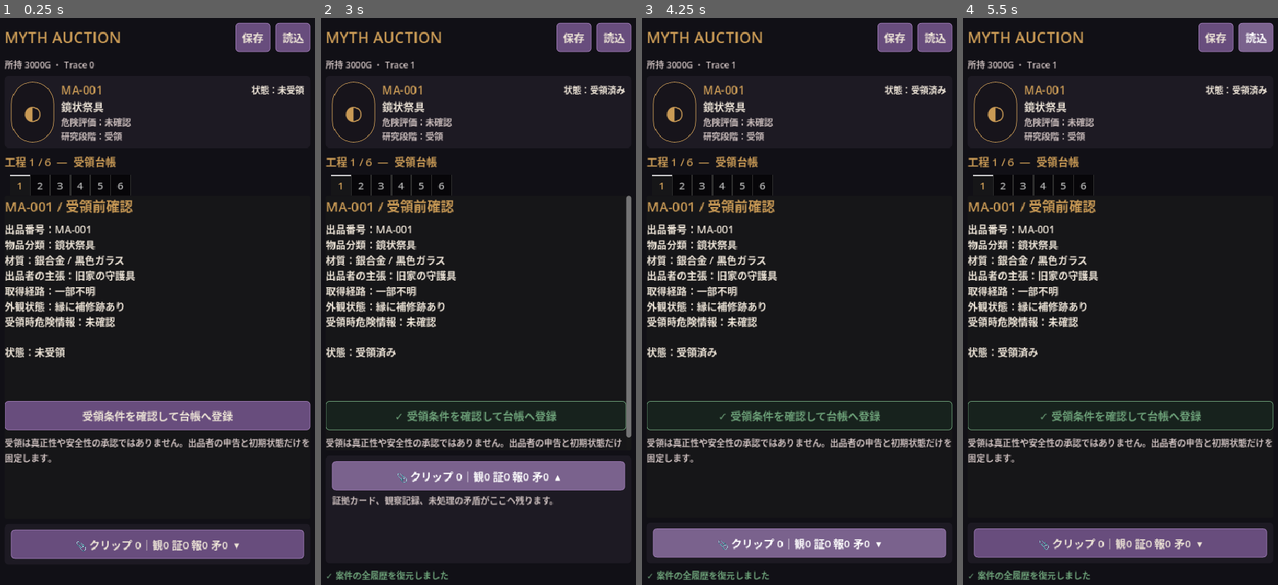
Above: before the commit, frames 1-4 (left to right).
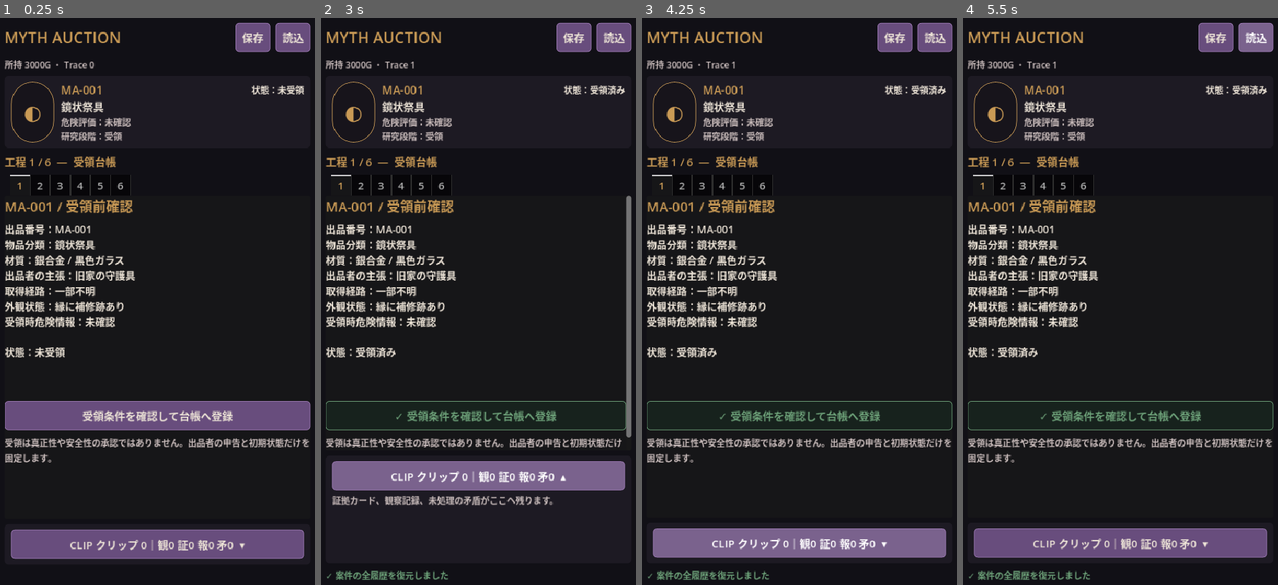
Above: after the commit, the same moments.

Repository: zerospawn01-coder/myth-auction
Game: Godot game, scene res://scenes/mvp/ma001_mvp.tscn
Two runs of this game, one before a commit and one after it. Both use one fixed random seed, a clock stepped at 60 frames per second and the inputs below.
Inputs:
- Up to frame 1 (0.25 s): no input
- Up to frame 2 (3 s): click "保存" at 0.5 s; click "読込" at 1.25 s; click "受領条件を確認して台帳へ登録" at 2 s; click "📎 クリップ 0｜観0 証0 報0 矛0 ▾" (after the commit: "CLIP クリップ 0｜観0 証0 報0 矛0 ▾") at 2.75 s
- Up to frame 3 (4.25 s): click "📎 クリップ 0｜観0 証0 報0 矛0 ▴" (after the commit: "CLIP クリップ 0｜観0 証0 報0 矛0 ▴") at 3.5 s
- Up to frame 4 (5.5 s): click "保存" at 4.25 s; click "読込" at 5 s

The runs differ from the first frame. In frame 1, 0.6% of the frame differs, in the area x 22-78%, y 92-95%; in frame 2, 0.6%, in the area x 22-78%, y 79-82%; in frame 3, 0.6%; in frame 4, 0.6%.

Commit message:
O6: Add 480x854 visual acceptance artifacts and full-suite verification

Diff:
--- a/scripts/mvp/ma001_mvp_ui.gd
+++ b/scripts/mvp/ma001_mvp_ui.gd
@@ -227,7 +227,7 @@
 	page.add_child(clipboard_panel)
 	var clipboard_box := VBoxContainer.new()
 	clipboard_panel.add_child(clipboard_box)
-	clipboard_toggle = _button("📎 クリップボード 0  ▾")
+	clipboard_toggle = _button("CLIP クリップボード 0  ▾")
 	clipboard_toggle.custom_minimum_size.y = 40
 	clipboard_toggle.pressed.connect(_toggle_clipboard)
 	clipboard_box.add_child(clipboard_toggle)
@@ -1103,7 +1103,7 @@
 		])
 	clipboard_label.text = "\n".join(lines) if not lines.is_empty() else "証拠カード、観察記録、未処理の矛盾がここへ残ります。"
 	if clipboard_toggle != null:
-		clipboard_toggle.set_meta("base_text", "📎 クリップ %d｜観%d 証%d 報%d 矛%d  %s" % [
+		clipboard_toggle.set_meta("base_text", "CLIP クリップ %d｜観%d 証%d 報%d 矛%d  %s" % [
 			items.size(), counts["OBSERVATION"], counts["EVIDENCE"], counts["REPORT"], counts["CONFLICT"],
 			"▴" if clipboard_expanded else "▾"
 		])
--- a/tests/m63_observe_full_acceptance_test.gd
+++ b/tests/m63_observe_full_acceptance_test.gd
@@ -10,6 +10,7 @@
 extends SceneTree
 
 const SCENE := preload("res://scenes/mvp/ma001_mvp.tscn")
+const VISUAL_LOG_DIR := "res://tests/visual_log"
 
 var failures: Array[String] = []
 var pass_count: int = 0
@@ -40,6 +41,11 @@
 	_expect(ui.tabs != null, "TabContainer exists in 480x854 UI layout")
 	_expect(ui.clipboard_panel != null, "Clipboard panel exists in 480x854 UI layout")
 	_expect(ui.subject_status_label != null, "Subject status label exists in 480x854 UI layout")
+	var viewport_rect := Rect2(Vector2.ZERO, Vector2(root.size))
+	_expect(viewport_rect.encloses(ui.get_global_rect()), "Main UI remains inside the 480x854 viewport")
+	_expect(viewport_rect.encloses(ui.tabs.get_global_rect()), "TabContainer remains inside the 480x854 viewport")
+	_expect(ui.find_children("*", "ScrollContainer", true, false).size() >= 6, "All workflow tabs provide scrollable content")
+	await _capture_visual_log("o6_480x854_initial.png")
 
 	# ── Step 2: Wired UI Intake Execution ────────────────────────────────────
 	print("  Step 2: Execute Intake via Wired UI Control")
@@ -77,6 +83,9 @@
 	_expect(ui.observation_log.text.find("縁の補修材") >= 0, "Observation log contains findings (縁の補修材)")
 	_expect(ui.clipboard_toggle.text.find("観1") >= 0, "Clipboard toggle counter reprojects 1 observation")
 	_expect(ui.clipboard_toggle.text.find("証2") >= 0, "Clipboard toggle counter reprojects 2 evidence cards")
+	ui.tabs.current_tab = 1
+	await process_frame
+	await _capture_visual_log("o6_480x854_observed.png")
 
 	# ── Step 5: Verify Candidate List Reprojection & Trace Integrity ──────────
 	print("  Step 5: Verify Dynamic Candidate List Reprojection & Trace Integrity")
@@ -106,3 +115,15 @@
 		pass_count += 1
 	else:
 		failures.append(message)
+
+
+func _capture_visual_log(file_name: String) -> void:
+	if not OS.get_cmdline_user_args().has("--write-visual-log"):
+		return
+	await process_frame
+	await process_frame
+	var absolute_dir := ProjectSettings.globalize_path(VISUAL_LOG_DIR)
+	DirAccess.make_dir_recursive_absolute(absolute_dir)
+	var image := root.get_texture().get_image()
+	var error := image.save_png(absolute_dir.path_join(file_name))
+	_expect(error == OK, "Visual Log saved: %s" % file_name)
Binary file added: tests/visual_log/o6_480x854_initial.png
Binary file added: tests/visual_log/o6_480x854_observed.png
Not shown, added: tests/visual_log/README.md
